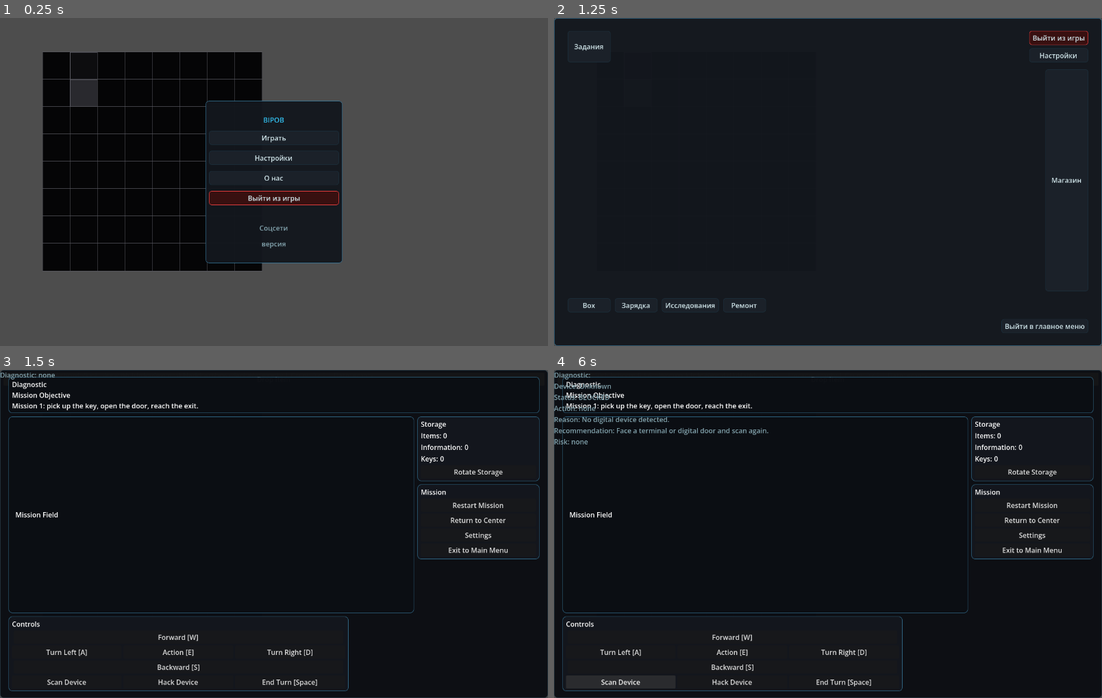
Above: before the commit, frames 1-4 (two rows, left to right).
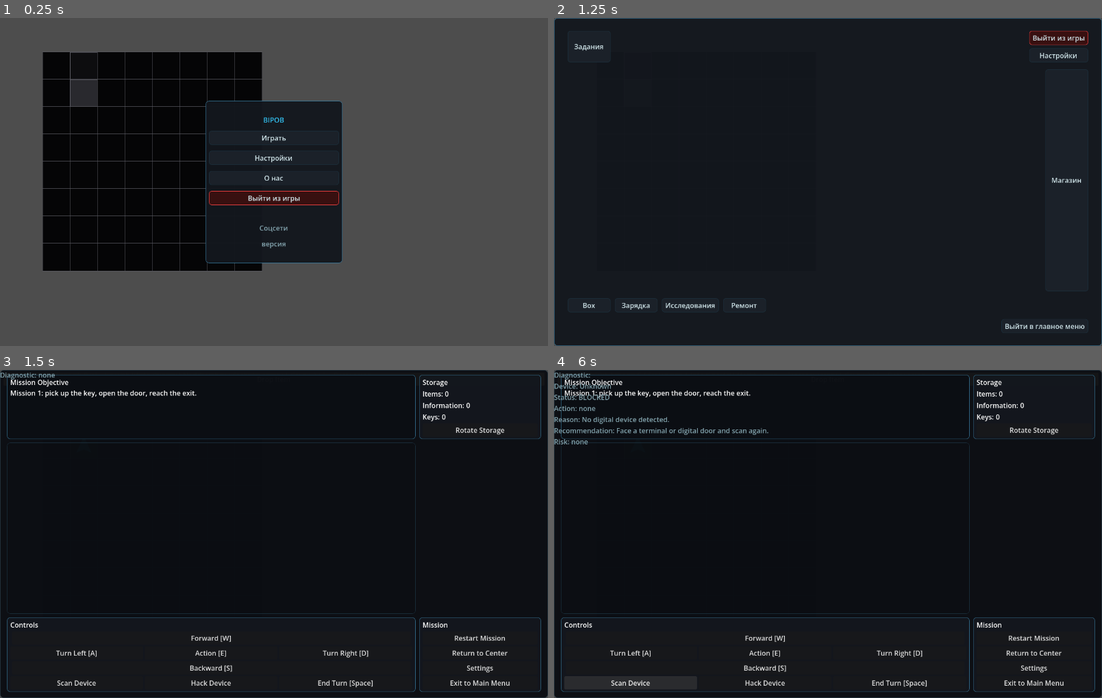
Above: after the commit, the same moments.

Repository: JUSTConnect/bibop
Game: Godot game, scene res://scenes/main.tscn
The game is run twice, just before and just after one commit, with the same random seed, the same clock (stepped at 60 frames per second) and the same inputs.
Inputs:
- Up to frame 1 (0.25 s): no input
- Up to frame 2 (1.25 s): click "Играть" at 0.5 s
- Up to frame 3 (1.5 s): click "Задания" at 1.25 s
- Up to frame 4 (6 s): click "Rotate Storage" at 2 s; click "Restart Mission" at 2.75 s; click "Return to Center" at 3.5 s; click "Start" at 4.25 s; click "Settings" at 5 s; click "Scan Device" at 5.75 s

Frames 1-2 are identical in both runs. In frame 3, 6.2% of the frame differs, in the area x 1-99%, y 1-99%; in frame 4, 6.2%.

Commit message:
Rebuild runtime mission HUD layout

Diff:
--- a/scripts/ui/game_ui.gd
+++ b/scripts/ui/game_ui.gd
@@ -2998,10 +2998,10 @@
 
 	var runtime_root := MarginContainer.new()
 	runtime_root.name = "RuntimeHudRoot"
-	runtime_root.add_theme_constant_override("margin_left", 12)
-	runtime_root.add_theme_constant_override("margin_right", 12)
-	runtime_root.add_theme_constant_override("margin_top", 10)
-	runtime_root.add_theme_constant_override("margin_bottom", 10)
+	runtime_root.add_theme_constant_override("margin_left", 8)
+	runtime_root.add_theme_constant_override("margin_right", 8)
+	runtime_root.add_theme_constant_override("margin_top", 5)
+	runtime_root.add_theme_constant_override("margin_bottom", 8)
 	runtime_root.size_flags_horizontal = Control.SIZE_EXPAND_FILL
 	runtime_root.size_flags_vertical = Control.SIZE_EXPAND_FILL
 	command_panel.add_child(runtime_root)
@@ -3012,25 +3012,62 @@
 	main_vbox.size_flags_vertical = Control.SIZE_EXPAND_FILL
 	runtime_root.add_child(main_vbox)
 
-	var top_panel := PanelContainer.new()
-	top_panel.custom_minimum_size = Vector2(0, _get_runtime_top_bar_height())
-	top_panel.size_flags_horizontal = Control.SIZE_EXPAND_FILL
-	top_panel.add_theme_stylebox_override("panel", _make_panel_style(UI_COLOR_PANEL_DARK, UI_COLOR_BORDER, 1, 8))
-	main_vbox.add_child(top_panel)
-
-	var top_vbox := VBoxContainer.new()
-	top_vbox.add_theme_constant_override("separation", 2)
-	top_panel.add_child(top_vbox)
-	var diagnostic_runtime_label := Label.new()
-	diagnostic_runtime_label.text = "Diagnostic"
-	top_vbox.add_child(diagnostic_runtime_label)
+	var top_row := HBoxContainer.new()
+	top_row.custom_minimum_size = Vector2(0, _get_runtime_top_bar_height())
+	top_row.size_flags_horizontal = Control.SIZE_EXPAND_FILL
+	top_row.add_theme_constant_override("separation", 8)
+	main_vbox.add_child(top_row)
+
+	var objective_panel := PanelContainer.new()
+	objective_panel.size_flags_horizontal = Control.SIZE_EXPAND_FILL
+	objective_panel.size_flags_stretch_ratio = 1.65
+	objective_panel.add_theme_stylebox_override("panel", _make_panel_style(UI_COLOR_PANEL_DARK, UI_COLOR_BORDER, 1, 8))
+	top_row.add_child(objective_panel)
+	var objective_vbox := VBoxContainer.new()
+	objective_vbox.add_theme_constant_override("separation", 2)
+	objective_panel.add_child(objective_vbox)
 	var objective_title := Label.new()
 	objective_title.text = "Mission Objective"
-	top_vbox.add_child(objective_title)
+	objective_vbox.add_child(objective_title)
 	mission_goal_value_label = Label.new()
 	mission_goal_value_label.autowrap_mode = TextServer.AUTOWRAP_WORD_SMART
-	mission_goal_value_label.text = "Goal information will be displayed here."
-	top_vbox.add_child(mission_goal_value_label)
+	mission_goal_value_label.text = "Mission 1: pick up the key, open the door, reach the exit."
+	objective_vbox.add_child(mission_goal_value_label)
+
+	var storage_panel := PanelContainer.new()
+	storage_panel.custom_minimum_size = Vector2(_get_runtime_sidebar_width(), 0)
+	storage_panel.size_flags_horizontal = Control.SIZE_FILL
+	storage_panel.add_theme_stylebox_override("panel", _make_panel_style(UI_COLOR_PANEL, UI_COLOR_BORDER, 1, 8))
+	top_row.add_child(storage_panel)
+	var storage_vbox := VBoxContainer.new()
+	storage_vbox.add_theme_constant_override("separation", 4)
+	storage_panel.add_child(storage_vbox)
+	for title in ["Storage", "Items:", "Information:", "Keys:"]:
+		var row := HBoxContainer.new()
+		row.add_theme_constant_override("separation", 4)
+		storage_vbox.add_child(row)
+		if title == "Storage":
+			var title_label := Label.new()
+			title_label.text = title
+			row.add_child(title_label)
+		else:
+			var k := Label.new()
+			k.text = title
+			row.add_child(k)
+			var v := Label.new()
+			v.text = "0"
+			row.add_child(v)
+			if title == "Items:":
+				storage_items_value_label = v
+			elif title == "Information:":
+				storage_information_value_label = v
+			else:
+				storage_keys_value_label = v
+	var rotate_row := HBoxContainer.new()
+	storage_vbox.add_child(rotate_row)
+	if rotate_storage_button != null:
+		rotate_storage_button.text = "Rotate Storage"
+		_safe_reparent_control(rotate_storage_button, rotate_row)
 
 	var middle_hbox := HBoxContainer.new()
 	middle_hbox.size_flags_horizontal = Control.SIZE_EXPAND_FILL
@@ -3042,7 +3079,8 @@
 	mission_field_panel.name = "MissionFieldPanel"
 	mission_field_panel.size_flags_horizontal = Control.SIZE_EXPAND_FILL
 	mission_field_panel.size_flags_vertical = Control.SIZE_EXPAND_FILL
-	mission_field_panel.add_theme_stylebox_override("panel", _make_panel_style(UI_COLOR_PANEL_DARK, UI_COLOR_BORDER, 1, 8))
+	mission_field_panel.add_theme_stylebox_override("panel", _make_panel_style(Color(0, 0, 0, 0.04), UI_COLOR_BORDER_DIM, 1, 8))
+	mission_field_panel.mouse_filter = Control.MOUSE_FILTER_IGNORE
 	middle_hbox.add_child(mission_field_panel)
 	var mission_field_host := MarginContainer.new()
 	mission_field_host.name = "MissionFieldHost"
@@ -3053,64 +3091,13 @@
 	mission_field_host.add_theme_constant_override("margin_top", 8)
 	mission_field_host.add_theme_constant_override("margin_bottom", 8)
 	mission_field_panel.add_child(mission_field_host)
-	var mission_field_title := Label.new()
-	mission_field_title.text = "Mission Field"
-	mission_field_host.add_child(mission_field_title)
-
-	var right_sidebar := VBoxContainer.new()
-	right_sidebar.custom_minimum_size = Vector2(_get_runtime_sidebar_width(), 0)
-	right_sidebar.size_flags_vertical = Control.SIZE_EXPAND_FILL
-	right_sidebar.add_theme_constant_override("separation", 8)
-	middle_hbox.add_child(right_sidebar)
-
-	var storage_panel := PanelContainer.new()
-	storage_panel.size_flags_horizontal = Control.SIZE_EXPAND_FILL
-	storage_panel.add_theme_stylebox_override("panel", _make_panel_style(UI_COLOR_PANEL, UI_COLOR_BORDER, 1, 8))
-	right_sidebar.add_child(storage_panel)
-	var storage_vbox := VBoxContainer.new()
-	storage_vbox.add_theme_constant_override("separation", 4)
-	storage_panel.add_child(storage_vbox)
-	for title in ["Storage", "Items:", "Information:", "Keys:"]:
-		var row := HBoxContainer.new()
-		storage_vbox.add_child(row)
-		if title == "Storage":
-			var title_label := Label.new()
-			title_label.text = title
-			row.add_child(title_label)
-		else:
-			var k := Label.new(); k.text = title; row.add_child(k)
-			var v := Label.new(); v.text = "0"; row.add_child(v)
-			if title == "Items:": storage_items_value_label = v
-			elif title == "Information:": storage_information_value_label = v
-			else: storage_keys_value_label = v
-
-	var rotate_row := HBoxContainer.new()
-	rotate_row.add_theme_constant_override("separation", 4)
-	storage_vbox.add_child(rotate_row)
-	if rotate_storage_button != null:
-		rotate_storage_button.text = "Rotate Storage"
-		_safe_reparent_control(rotate_storage_button, rotate_row)
-
-	var mission_panel := PanelContainer.new()
-	mission_panel.size_flags_horizontal = Control.SIZE_EXPAND_FILL
-	mission_panel.add_theme_stylebox_override("panel", _make_panel_style(UI_COLOR_PANEL, UI_COLOR_BORDER, 1, 8))
-	right_sidebar.add_child(mission_panel)
-	var mission_vbox := VBoxContainer.new()
-	mission_vbox.add_theme_constant_override("separation", 4)
-	mission_panel.add_child(mission_vbox)
-	var mission_title := Label.new(); mission_title.text = "Mission"; mission_vbox.add_child(mission_title)
-	if restart_mission_button != null:
-		_safe_reparent_control(restart_mission_button, mission_vbox)
-	if return_to_box_button != null:
-		return_to_box_button.text = "Return to Center"
-		_safe_reparent_control(return_to_box_button, mission_vbox)
-	if settings_button != null:
-		_safe_reparent_control(settings_button, mission_vbox)
-	if exit_main_menu_button != null:
-		_safe_reparent_control(exit_main_menu_button, mission_vbox)
+	var right_spacer := Control.new()
+	right_spacer.custom_minimum_size = Vector2(_get_runtime_sidebar_width(), 0)
+	middle_hbox.add_child(right_spacer)
 
 	var bottom_row := HBoxContainer.new()
 	bottom_row.size_flags_horizontal = Control.SIZE_EXPAND_FILL
+	bottom_row.add_theme_constant_override("separation", 8)
 	main_vbox.add_child(bottom_row)
 	var controls_panel := PanelContainer.new()
 	controls_panel.custom_minimum_size = Vector2(0, _get_runtime_control_panel_height())
@@ -3123,28 +3110,58 @@
 	var row_f := HBoxContainer.new(); controls_vbox.add_child(row_f)
 	row_f.add_child(Control.new())
 	if move_forward_button != null:
+		move_forward_button.text = "Forward [W]"
 		_safe_reparent_control(move_forward_button, row_f)
 	row_f.add_child(Control.new())
 	var row_m := HBoxContainer.new(); row_m.add_theme_constant_override("separation", 4); controls_vbox.add_child(row_m)
 	if turn_left_button != null:
+		turn_left_button.text = "Turn Left [A]"
 		_safe_reparent_control(turn_left_button, row_m)
 	if interact_button != null:
+		interact_button.text = "Action [E]"
 		_safe_reparent_control(interact_button, row_m)
 	if turn_right_button != null:
+		turn_right_button.text = "Turn Right [D]"
 		_safe_reparent_control(turn_right_button, row_m)
 	var row_b := HBoxContainer.new(); controls_vbox.add_child(row_b)
 	row_b.add_child(Control.new())
 	if move_backward_button != null:
+		move_backward_button.text = "Backward [S]"
 		_safe_reparent_control(move_backward_button, row_b)
 	row_b.add_child(Control.new())
 	var row_s := HBoxContainer.new(); row_s.add_theme_constant_override("separation", 4); controls_vbox.add_child(row_s)
 	if scan_device_button != null:
+		scan_device_button.text = "Scan Device"
 		_safe_reparent_control(scan_device_button, row_s)
 	if hack_device_button != null:
+		hack_device_button.text = "Hack Device"
 		_safe_reparent_control(hack_device_button, row_s)
 	if end_turn_button != null:
+		end_turn_button.text = "End Turn [Space]"
 		_safe_reparent_control(end_turn_button, row_s)
-	var spacer := Control.new(); spacer.size_flags_horizontal = Control.SIZE_EXPAND_FILL; bottom_row.add_child(spacer)
+	var mission_panel := PanelContainer.new()
+	mission_panel.custom_minimum_size = Vector2(_get_runtime_sidebar_width(), _get_runtime_control_panel_height())
+	mission_panel.size_flags_horizontal = Control.SIZE_FILL
+	mission_panel.add_theme_stylebox_override("panel", _make_panel_style(UI_COLOR_PANEL, UI_COLOR_BORDER, 1, 8))
+	bottom_row.add_child(mission_panel)
+	var mission_vbox := VBoxContainer.new()
+	mission_vbox.add_theme_constant_override("separation", 4)
+	mission_panel.add_child(mission_vbox)
+	var mission_title := Label.new()
+	mission_title.text = "Mission"
+	mission_vbox.add_child(mission_title)
+	if restart_mission_button != null:
+		restart_mission_button.text = "Restart Mission"
+		_safe_reparent_control(restart_mission_button, mission_vbox)
+	if return_to_box_button != null:
+		return_to_box_button.text = "Return to Center"
+		_safe_reparent_control(return_to_box_button, mission_vbox)
+	if settings_button != null:
+		settings_button.text = "Settings"
+		_safe_reparent_control(settings_button, mission_vbox)
+	if exit_main_menu_button != null:
+		exit_main_menu_button.text = "Exit to Main Menu"
+		_safe_reparent_control(exit_main_menu_button, mission_vbox)
 
 	for button in [move_forward_button, move_backward_button, turn_left_button, turn_right_button, interact_button, scan_device_button, hack_device_button, end_turn_button, rotate_storage_button, restart_mission_button, return_to_box_button, settings_button, exit_main_menu_button]:
 		if button != null:
